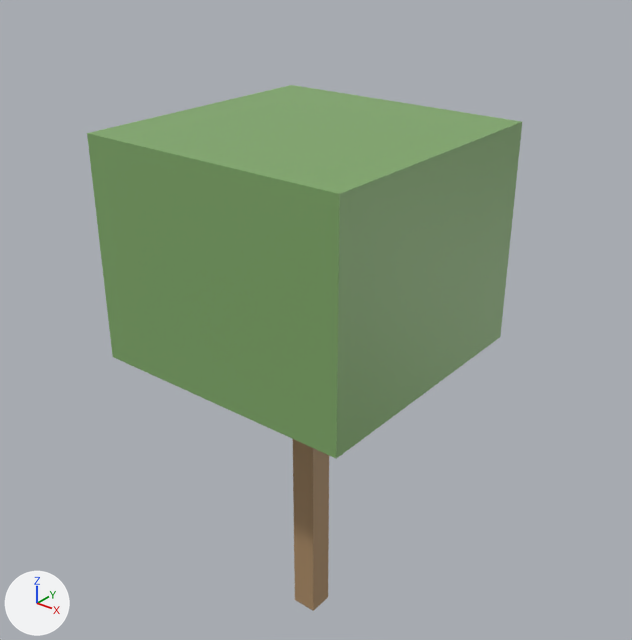
Renders of the glTF model data/islands/disksaver/glb/Prop_DS_Tree_16.glb from each side of a commit.
The view is the same before and after, from a camera (50 mm lens) standing at (5.34, -6.58, 8.03) and looking at (-0.09, 0.21, 3.82). Arrows for +X, +Y and +Z are at lower left; the lights stay in place. The picture after the commit comes second. Vertices at exactly the same position are counted once.
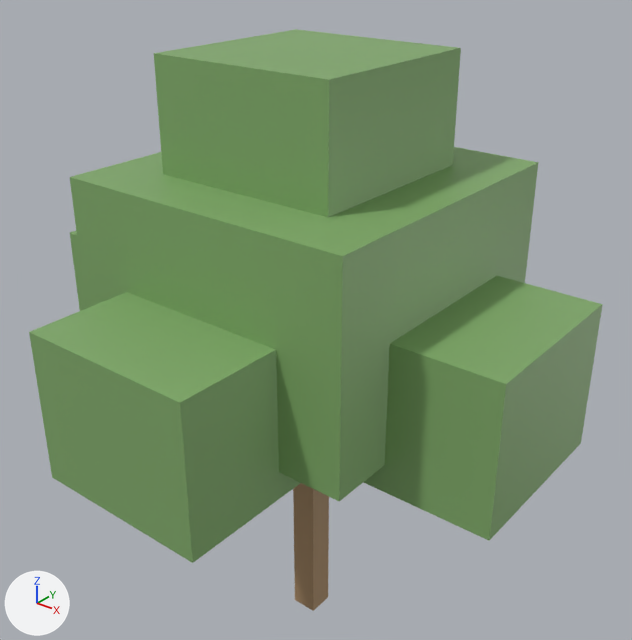
Pixel boxes (x1, y1, x2, y2) of what changed, in the pictures (632 x 640 px):
'Cube.001', moved, rescaled: before (87, 85, 522, 459); after (70, 147, 538, 501)
'Cube.005', added (green): after (29, 292, 300, 563)
'Cube.006', added (green): after (154, 29, 461, 217)
'Cube.002', added (green): after (364, 276, 603, 541)
'Cube.003', added (green): after (70, 231, 86, 311)

What the commit changed:
me_cube_1467 is used by ob_cube_001; location (0.0, 0.0, 0.0).
me_cube_1467 had 8 vertices, 12 faces and spanned x -1.5..1.5, y -1.5..1.5, z 3.6..6.0.
me_cube_1467 now has 8 vertices, 12 faces and spans x -1.65..1.65, y -1.65..1.65, z 3.3..5.58.
me_cube_1467 part 1: the whole mesh is scaled about its middle by (1.1, 1.1, 0.95), then moved by (0.0, 0.0, -0.36).
Mesh me_cube_1552 is new.
It is a box spanning x -1.02..1.02, y -1.02..1.02, z 5.4..6.72.
It uses material mat_ds_leaf0 (green #81aa6a).
Mesh me_cube_1551 is new.
It is a box spanning x -0.96..0.96, y -2.76..-0.84, z 3.0..4.56.
It uses material mat_ds_leaf0 (green #81aa6a).
Mesh me_cube_1549 is new.
It is a box spanning x -2.76..-0.84, y -0.96..0.96, z 3.0..4.56.
It uses material mat_ds_leaf0 (green #81aa6a).
Mesh me_cube_1548 is new.
It is a box spanning x 0.84..2.76, y -0.96..0.96, z 3.0..4.56.
It uses material mat_ds_leaf0 (green #81aa6a).
Object 'Cube.006' (ob_cube_006) is new; it shows me_cube_1552.
Its location is (0.0, 0.0, 0.0).
Object 'Cube.005' (ob_cube_005) is new; it shows me_cube_1551.
Its location is (0.0, 0.0, 0.0).
Object 'Cube.003' (ob_cube_003) is new; it shows me_cube_1549.
Its location is (0.0, 0.0, 0.0).
Object 'Cube.002' (ob_cube_002) is new; it shows me_cube_1548.
Its location is (0.0, 0.0, 0.0).
